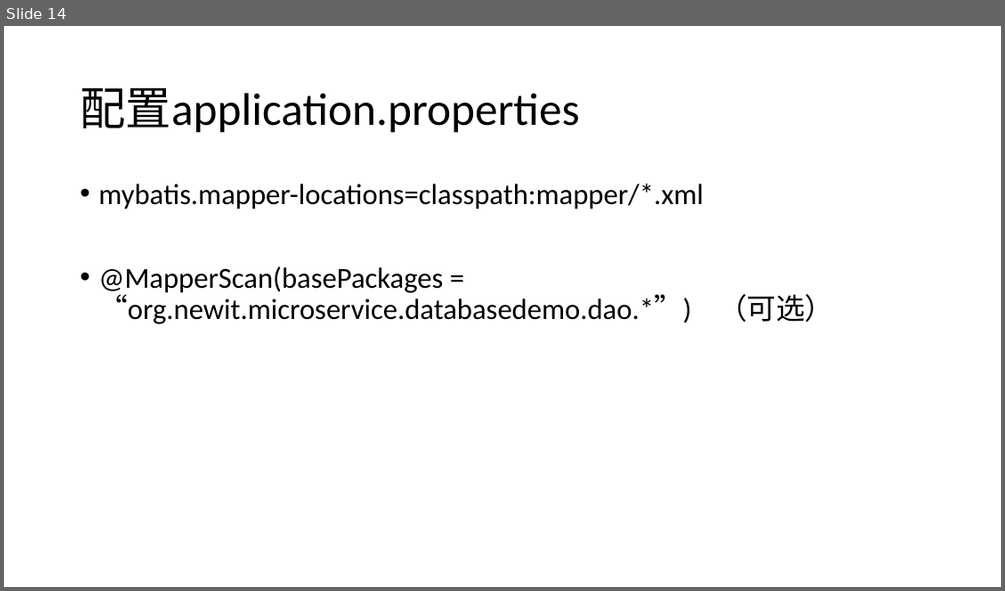
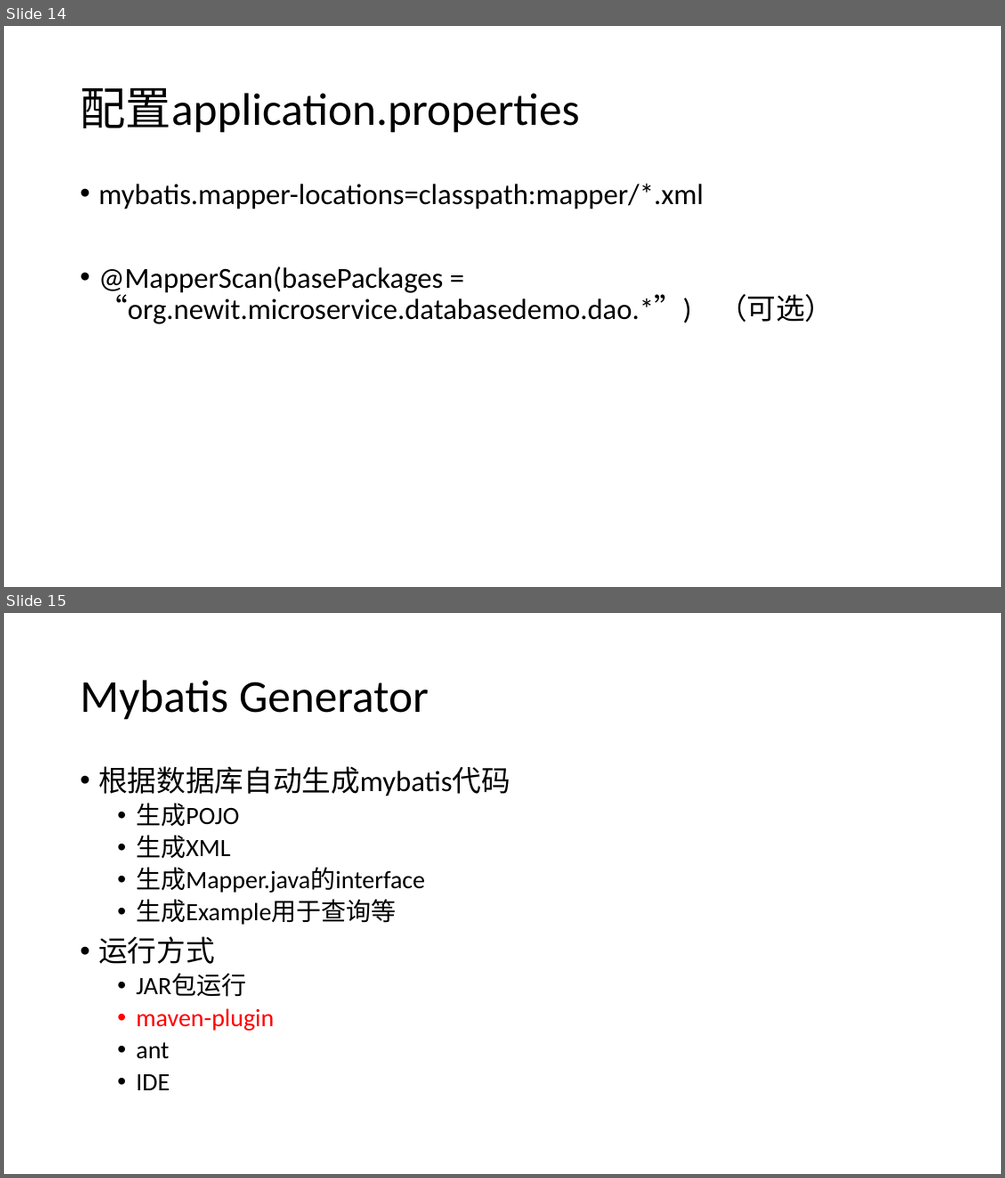
Before and after one commit to airuitian/MicroService, a slide deck: springboot/SpringBoot-3.pptx. Shown one above the other, each under a label of ours: slide 14 before the commit, slides 14 and 15 after it. The pictures are 1005x591 and 1005x1178 pixels, drawn with LibreOffice and Linux fonts; fonts in the diff are those of the drawing. Boxes give left, top, right and bottom in pixels: in the first picture for what was removed or moved away, otherwise in the second. Text is boxed around its words. In the diff, an @@ line names an element or a change of style, - is before the commit and + after.

Commit message:
add mybatisGenerator;change ppt

```diff
--- a/springboot/SpringBoot-3.pptx
+++ b/springboot/SpringBoot-3.pptx
@@ slide 15 added at bbox=[4, 613, 1001, 1174], background #FFFFFF @@
@@ title added at bbox=[80, 680, 429, 720], 44 pt, text #000000 @@
+Mybatis Generator
@@ text added at bbox=[98, 766, 510, 1090], 24 pt, text #000000 @@
+• 根据数据库自动生成mybatis代码
+  • 生成POJO
+  • 生成XML
+  • 生成Mapper.java的interface
+  • 生成Example用于查询等
+• 运行方式
+  • JAR包运行
+  • maven-plugin
+  • ant
+  • IDE
```
Also in this commit, not shown: 3 other slides added, 12 other files.
